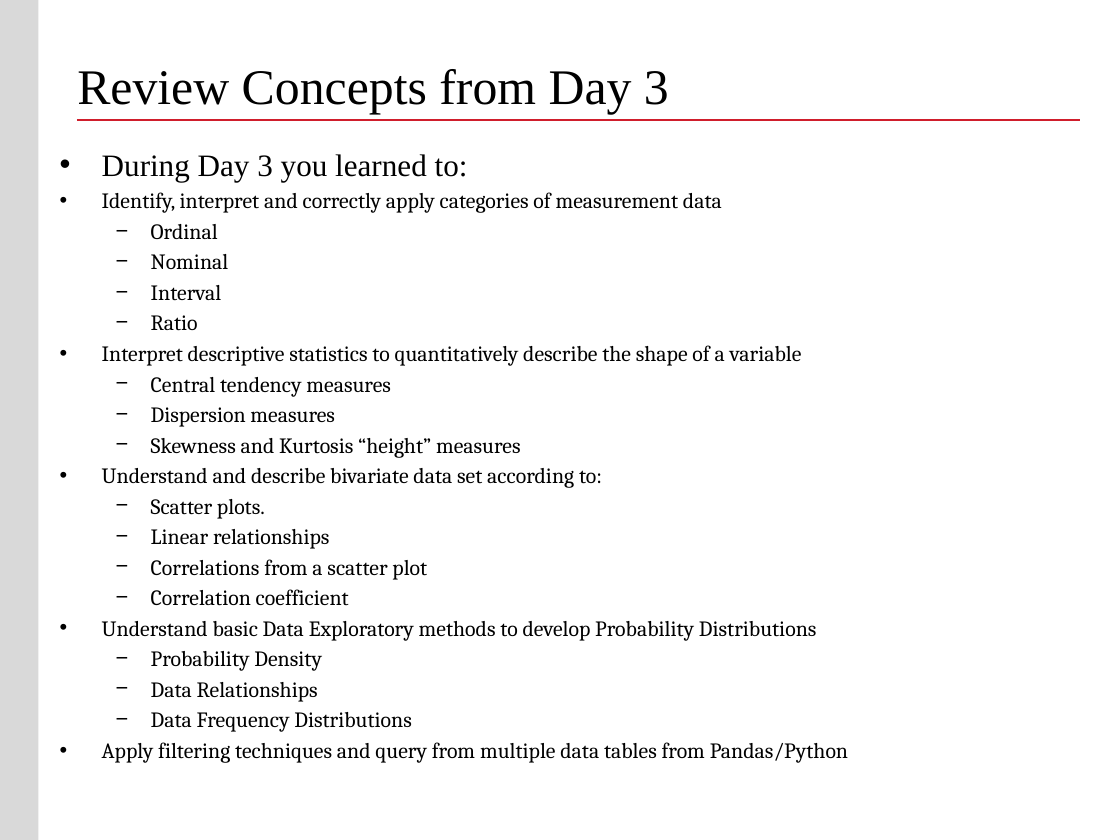
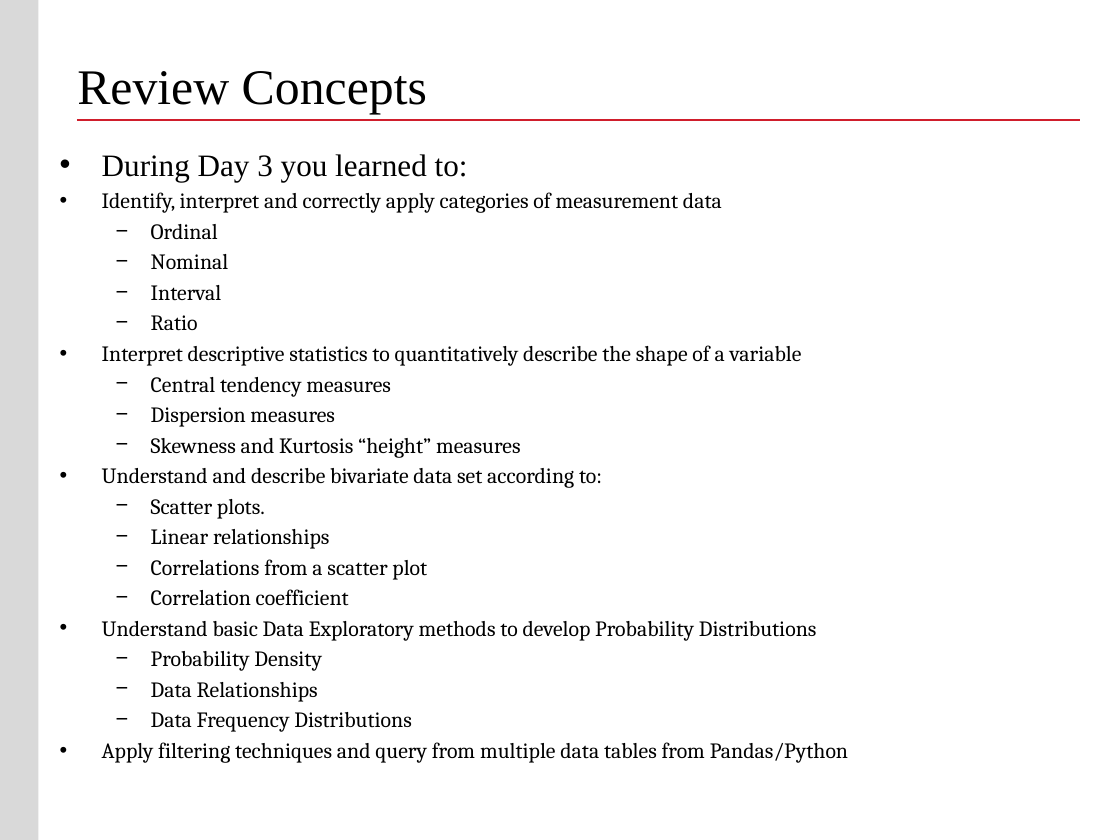
Before and after one commit to buyuhuang/csda1000_FT, a slide deck: slide 3 of day4/1. Lecture/day4_models_method.pptx. Drawn at 1120x840 pixels with LibreOffice and Linux fonts; fonts in the diff are those of the drawing; background and template pictures are left out. Boxes give left, top, right and bottom in pixels: in the first picture for what was removed or moved away, otherwise in the second. Text is boxed around its words. In the diff, an @@ line names an element or a change of style, - is before the commit and + after.

```diff
--- a/day4/1. Lecture/day4_models_method.pptx
+++ b/day4/1. Lecture/day4_models_method.pptx
@@ title at (77,71,427,114): text changed @@
-Review Concepts from Day 3
+Review Concepts
```
Also in this commit, not shown: 1 other slide changed.
